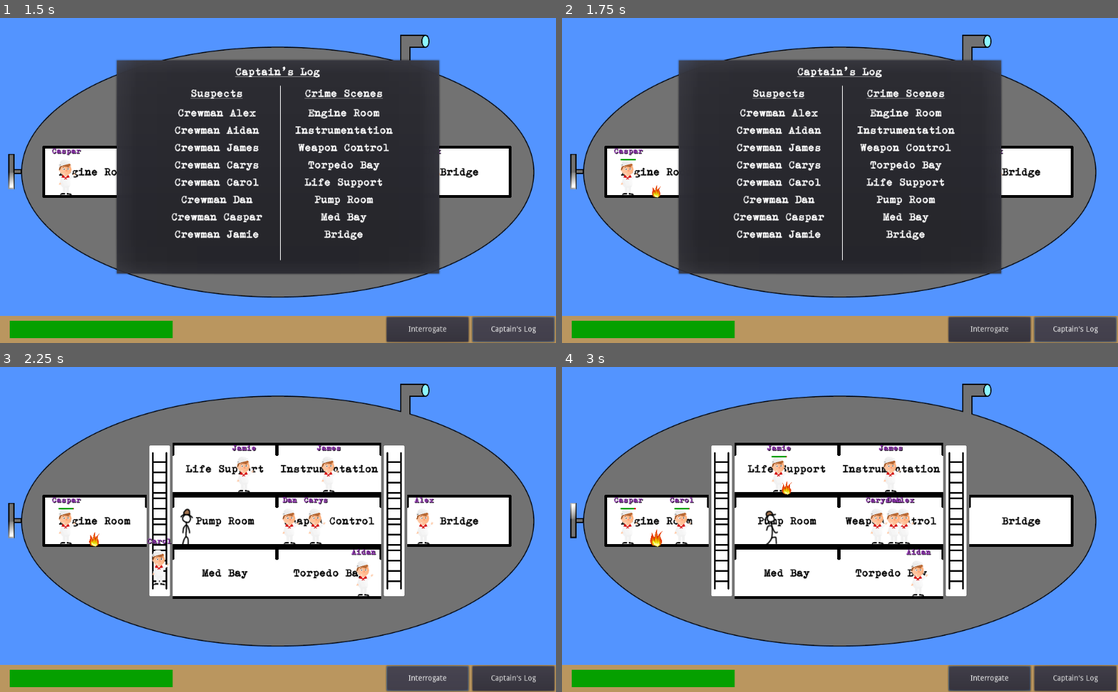
Above: before the commit, frames 1-4 (two rows, left to right).
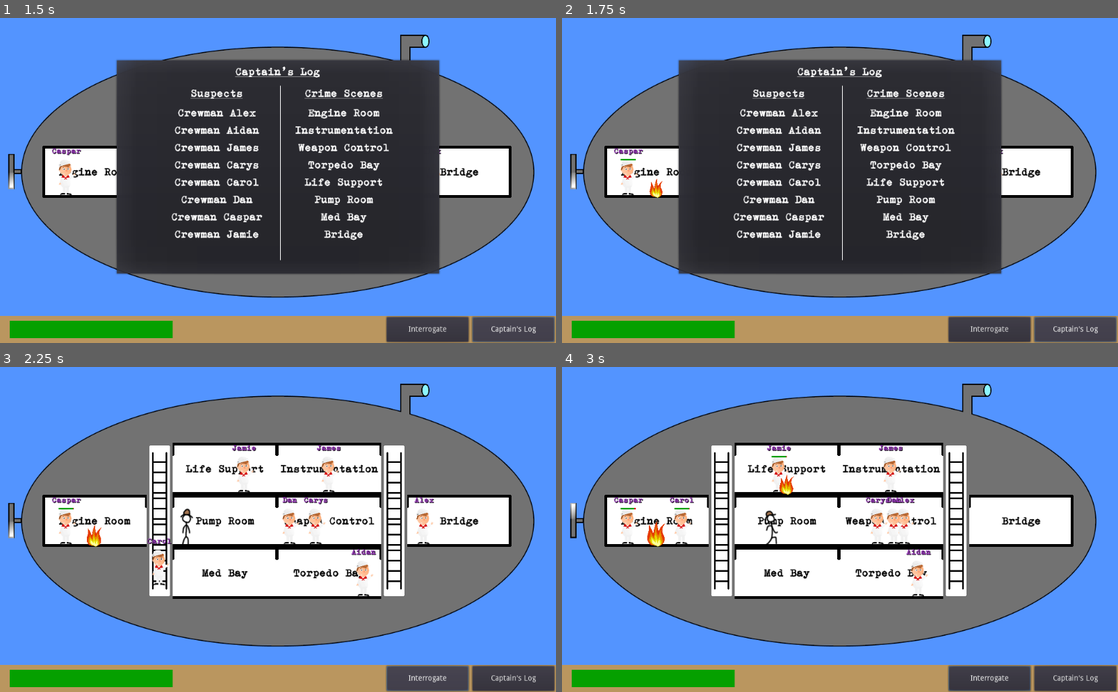
Above: after the commit, the same moments.

Repository: danielcannell/deep-clue-sea
Game: Godot game, scene res://menu/StartMenu.tscn
Same seed, same stepped clock (60 frames per second), same inputs: the game is played once before the commit and once after it. Sound files missing from this copy of the repository are replaced by a short silence.
Inputs (mouse positions are in pixels of both pictures, inside the frame that each line leads up to):
- Up to frame 1 (1.5 s): click (139, 274) at 0.5 s; click "Captain's Log" at 1.25 s
- Up to frame 2 (1.75 s): no input
- Up to frame 3 (2.25 s): click "Interrogate" at 2 s
- Up to frame 4 (3 s): move the mouse to (656, 519) at 2.77 s; hold D (move_right) from 2.78 s (still down); click (656, 519) at 2.92 s

Frame 1 is identical in both runs. In frame 2, less than 0.1% of the frame differs, in the area x 15-19%, y 49-56%; in frame 3, 0.1%; in frame 4, 0.3%, in the area x 15-42%, y 33-56%.

Commit message:
Change knowledge amount

Diff:
--- a/Globals.gd
+++ b/Globals.gd
@@ -56,8 +56,8 @@
 
 
 # Detective settings
-const ROOM_KNOWLEDGE_COUNT = 2
-const TRAITOR_KNOWLEDGE_COUNT = 2
+const ROOM_KNOWLEDGE_COUNT = 10
+const TRAITOR_KNOWLEDGE_COUNT = 10
 
 # Player settings
 
--- a/WinScreen.gd
+++ b/WinScreen.gd
@@ -2,10 +2,10 @@
 
 func _ready():
     get_node("Solution").text = Globals.win_text
-    connect("finished", self, "loop")
+    get_node("AudioStreamPlayer").connect("finished", self, "loop")
 
 func _on_Button_pressed():
-    get_tree().change_scene("res://Main.tscn")
+    get_tree().change_scene("res://menu/StartMenu.tscn")
 
 func loop():
     play()
--- a/WinScreen.tscn
+++ b/WinScreen.tscn
@@ -55,7 +55,7 @@
 margin_left = -300.0
 margin_top = -40.0
 margin_right = 300.0
-margin_bottom = 40.0
+margin_bottom = 125.0
 rect_min_size = Vector2( 600, 80 )
 rect_pivot_offset = Vector2( 0, 0 )
 rect_clip_content = false
@@ -67,6 +67,7 @@
 text = "Test"
 align = 1
 valign = 1
+autowrap = true
 percent_visible = 1.0
 lines_skipped = 0
 max_lines_visible = -1
@@ -94,7 +95,7 @@
 enabled_focus_mode = 2
 shortcut = null
 group = null
-text = "Play Again"
+text = "Main Menu"
 flat = true
 align = 1
 _sections_unfolded = [ "Margin", "custom_fonts" ]
--- a/room/Room.tscn
+++ b/room/Room.tscn
@@ -3,7 +3,6 @@
 [ext_resource path="res://room/Room.gd" type="Script" id=1]
 [ext_resource path="res://submarine/fire.png" type="Texture" id=2]
 [ext_resource path="res://External Resources/Fonts/GNUTypewriter20pt.tres" type="DynamicFont" id=3]
-
 
 [sub_resource type="RectangleShape2D" id=1]
 
@@ -35,7 +34,7 @@
 
 [node name="fire" type="Sprite" parent="Fire" index="0"]
 
-scale = Vector2( 0.04, 0.04 )
+scale = Vector2( 0.06, 0.06 )
 texture = ExtResource( 2 )
 centered = false
 offset = Vector2( -450, -1280 )
